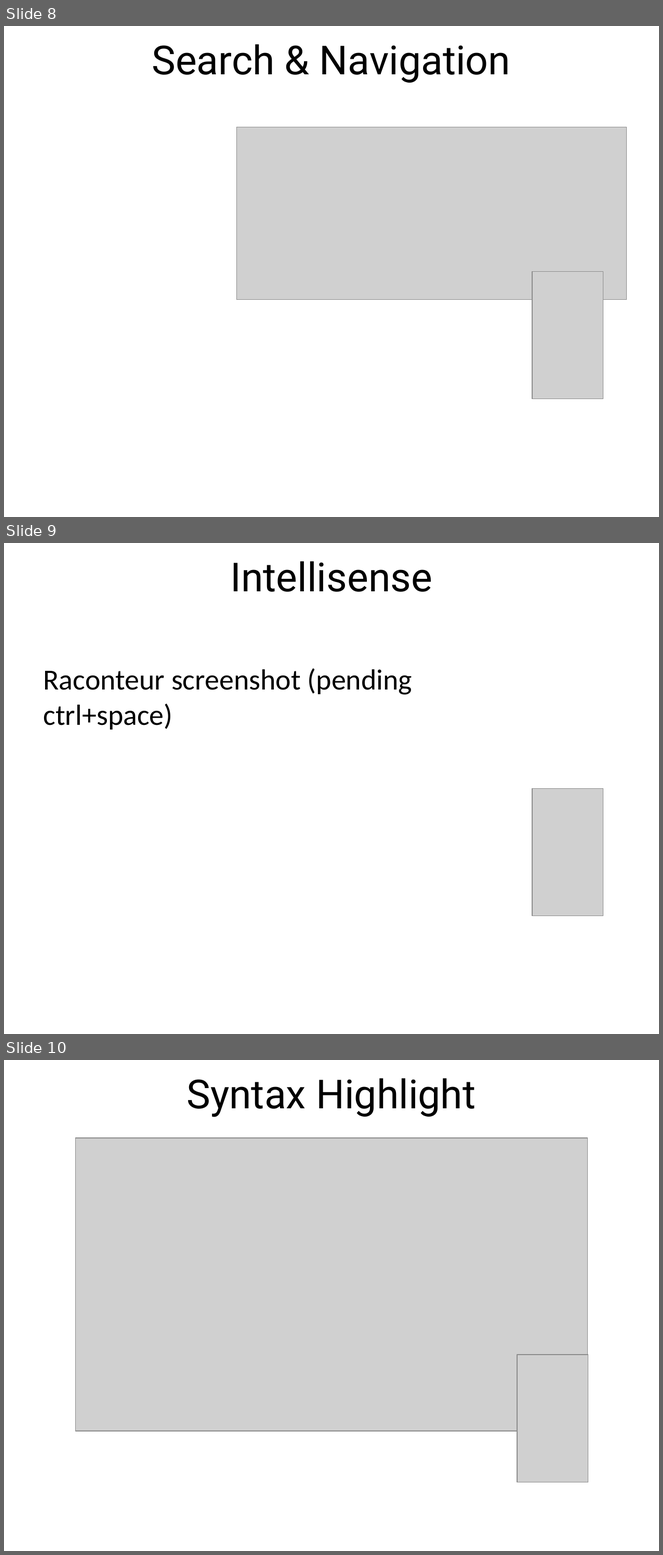
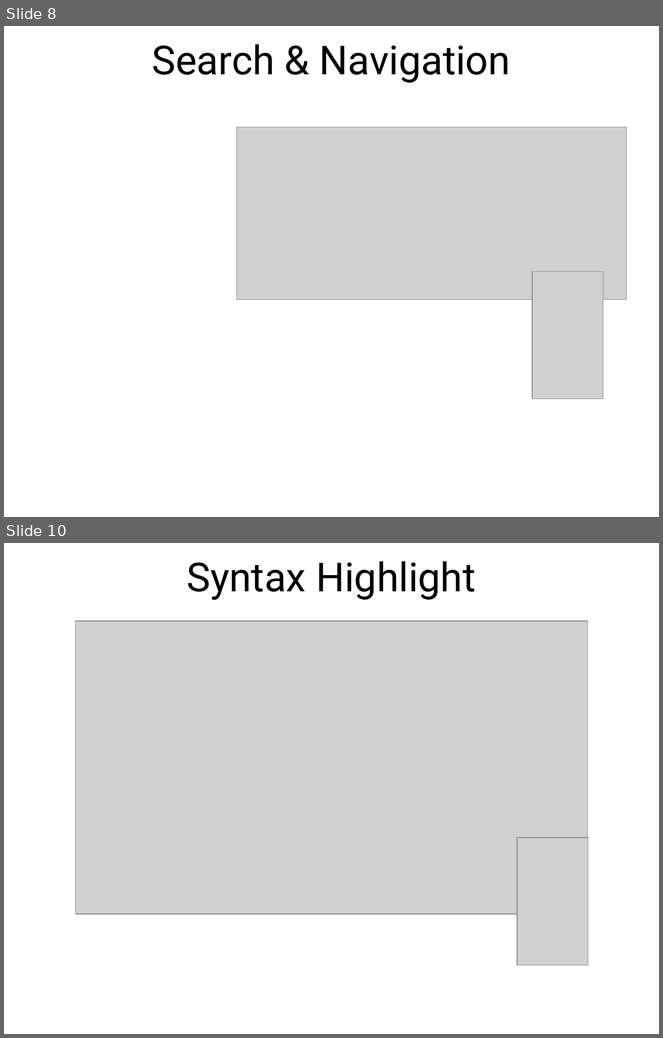
Before and after one commit to msuarz/portfolio, a slide deck: agile2011/presentation.pptx. Shown one above the other, each under a label of ours: slides 8, 9 and 10 before the commit, slides 8 and 10 after it; the slides between them are not shown. The pictures are 663x1555 and 663x1038 pixels, drawn with LibreOffice and Linux fonts; fonts in the diff are those of the drawing; grey boxes stand for pictures; background and template pictures are left out. Boxes give left, top, right and bottom in pixels: in the first picture for what was removed or moved away, otherwise in the second. Text is boxed around its words. In the diff, an @@ line names an element or a change of style, - is before the commit and + after.

```diff
--- a/agile2011/presentation.pptx
+++ b/agile2011/presentation.pptx
@@ slide 9 removed at (x1=4, y1=543, x2=659, y2=1034), background picture (left out) @@
@@ title removed at (x1=230, y1=561, x2=432, y2=592) @@
-Intellisense
@@ text removed at (x1=44, y1=668, x2=413, y2=730) @@
-Raconteur screenshot (pending ctrl+space)
@@ picture removed at (x1=532, y1=788, x2=603, y2=916) @@
```
Also in this commit, not shown: 1 slide changed, 1 slide added, 2 other slides removed, 6 other files.
